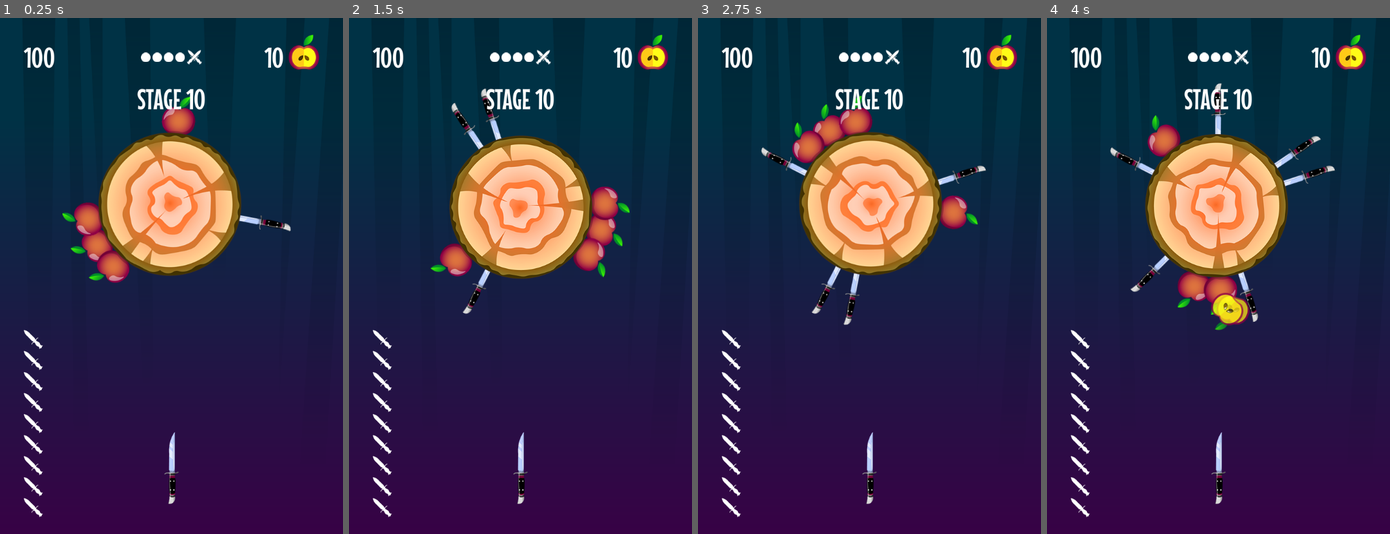
Above: before the commit, frames 1-4 (left to right).
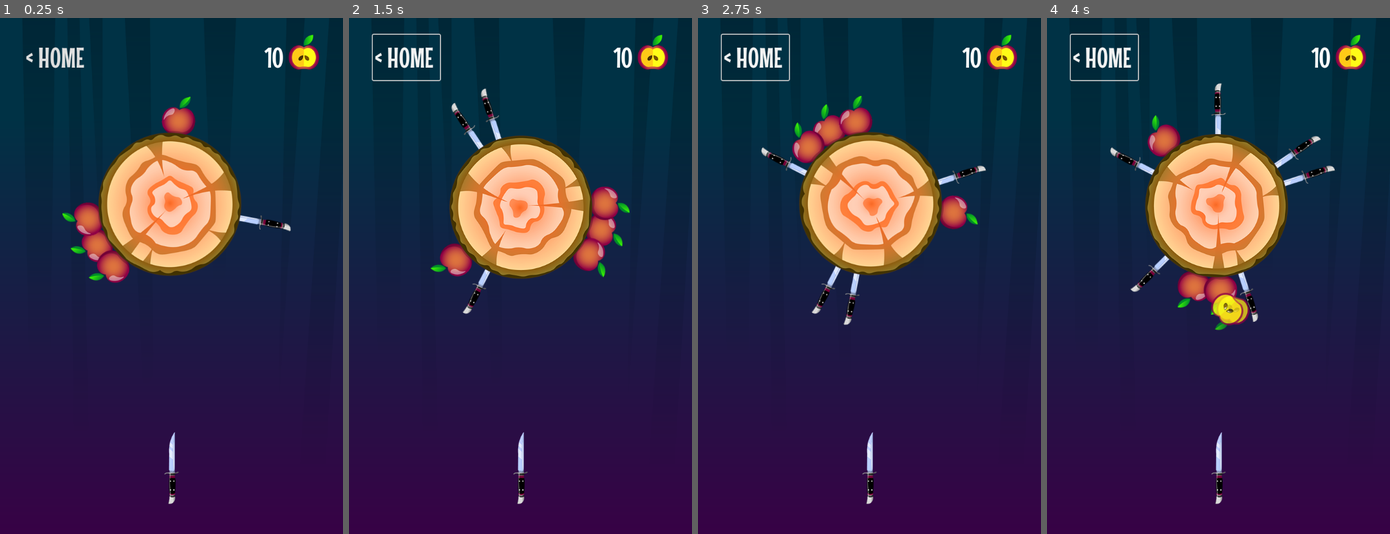
Above: after the commit, the same moments.

Repository: Merkucios/KnifeHit_GD
Game: Godot game, scene res://scenes/game/game.tscn
Same seed, same stepped clock (60 frames per second), same inputs: the game is played once before the commit and once after it.
Inputs (mouse positions are in pixels of both pictures, inside the frame that each line leads up to):
- Up to frame 1 (0.25 s): no input
- Up to frame 2 (1.5 s): click (407, 59) at 0.5 s, where only the run after the commit has a clickable "< HOME"; click (407, 59) at 1.25 s, where only the run after the commit has a clickable "< HOME"
- Up to frame 3 (2.75 s): click (756, 59) at 2 s, where only the run after the commit has a clickable "< HOME"
- Up to frame 4 (4 s): move the mouse to (1293, 250) at 2.77 s; click (1293, 250) at 2.92 s; move the mouse to (1149, 301) at 3.52 s; click (1149, 301) at 3.67 s

The runs differ from the first frame. In frame 1, 1.7% of the frame differs, in the area x 6-60%, y 5-97%; in frame 2, 1.8%; in frame 3, 1.8%, in the area x 6-60%, y 3-97%; in frame 4, 1.8%.

Commit message:
Создание сцены магазина ножей 🛒🔪

Diff:
--- a/elements/ui/hud/hud.tscn
+++ b/elements/ui/hud/hud.tscn
@@ -39,12 +39,19 @@
 [node name="HBoxContainer" type="HBoxContainer" parent="MarginContainer/VBoxContainer"]
 layout_mode = 2
 
+[node name="Button" type="Button" parent="MarginContainer/VBoxContainer/HBoxContainer"]
+layout_mode = 2
+text = "< HOME	 "
+flat = true
+
 [node name="Label" type="Label" parent="MarginContainer/VBoxContainer/HBoxContainer"]
+visible = false
 layout_mode = 2
 size_flags_horizontal = 3
 text = "100"
 
 [node name="HBoxContainer" type="HBoxContainer" parent="MarginContainer/VBoxContainer/HBoxContainer"]
+visible = false
 layout_mode = 2
 size_flags_horizontal = 3
 alignment = 1
@@ -91,11 +98,13 @@
 stretch_mode = 4
 
 [node name="Label" type="Label" parent="MarginContainer/VBoxContainer"]
+visible = false
 layout_mode = 2
 text = "STAGE 10"
 horizontal_alignment = 1
 
 [node name="HBoxContainer2" type="HBoxContainer" parent="MarginContainer/VBoxContainer"]
+visible = false
 layout_mode = 2
 size_flags_vertical = 3
 mouse_filter = 2
--- /dev/null
+++ b/scenes/knife_shop/knife_shop.tscn
@@ -0,0 +1,99 @@
+[gd_scene load_steps=6 format=3 uid="uid://7oyo2budn4by"]
+
+[ext_resource type="PackedScene" uid="uid://cac81avbjbj4e" path="res://elements/ui/hud/hud.tscn" id="1_fen07"]
+[ext_resource type="StyleBox" uid="uid://0g7dirv75atg" path="res://styles/green_line.stylebox" id="2_qaak5"]
+[ext_resource type="Texture2D" uid="uid://dtkrvkux0e1wo" path="res://assets/knife3.png" id="3_uvnln"]
+[ext_resource type="PackedScene" uid="uid://c2bqw3itrchc3" path="res://scenes/knife_shop/shop_item/shop_item.tscn" id="4_252kg"]
+[ext_resource type="PackedScene" uid="uid://davfubfqd4xb" path="res://scenes/knife_shop/unblock_button/unblock_button.tscn" id="5_ppr5x"]
+
+[node name="KnifeShop" type="Control"]
+layout_mode = 3
+anchors_preset = 15
+anchor_right = 1.0
+anchor_bottom = 1.0
+grow_horizontal = 2
+grow_vertical = 2
+
+[node name="HUD" parent="." instance=ExtResource("1_fen07")]
+
+[node name="MarginContainer" type="MarginContainer" parent="."]
+layout_mode = 1
+anchors_preset = 15
+anchor_right = 1.0
+anchor_bottom = 1.0
+grow_horizontal = 2
+grow_vertical = 2
+theme_override_constants/margin_left = 105
+theme_override_constants/margin_top = 150
+theme_override_constants/margin_right = 105
+theme_override_constants/margin_bottom = 50
+
+[node name="VBoxContainer" type="VBoxContainer" parent="MarginContainer"]
+layout_mode = 2
+theme_override_constants/separation = 15
+
+[node name="HBoxContainer" type="HBoxContainer" parent="MarginContainer/VBoxContainer"]
+layout_mode = 2
+
+[node name="HSeparator" type="HSeparator" parent="MarginContainer/VBoxContainer/HBoxContainer"]
+layout_mode = 2
+size_flags_horizontal = 3
+theme_override_styles/separator = ExtResource("2_qaak5")
+
+[node name="Label" type="Label" parent="MarginContainer/VBoxContainer/HBoxContainer"]
+layout_mode = 2
+text = "CUSTOMIZE"
+
+[node name="HSeparator2" type="HSeparator" parent="MarginContainer/VBoxContainer/HBoxContainer"]
+layout_mode = 2
+size_flags_horizontal = 3
+theme_override_styles/separator = ExtResource("2_qaak5")
+
+[node name="TextureRect" type="TextureRect" parent="MarginContainer/VBoxContainer"]
+custom_minimum_size = Vector2(0, 240)
+layout_mode = 2
+texture = ExtResource("3_uvnln")
+stretch_mode = 5
+
+[node name="HSeparator" type="HSeparator" parent="MarginContainer/VBoxContainer"]
+layout_mode = 2
+theme_override_styles/separator = ExtResource("2_qaak5")
+
+[node name="GridContainer" type="GridContainer" parent="MarginContainer/VBoxContainer"]
+layout_mode = 2
+size_flags_vertical = 3
+columns = 3
+
+[node name="ShopItem" parent="MarginContainer/VBoxContainer/GridContainer" instance=ExtResource("4_252kg")]
+layout_mode = 2
+
+[node name="ShopItem2" parent="MarginContainer/VBoxContainer/GridContainer" instance=ExtResource("4_252kg")]
+layout_mode = 2
+
+[node name="ShopItem3" parent="MarginContainer/VBoxContainer/GridContainer" instance=ExtResource("4_252kg")]
+layout_mode = 2
+
+[node name="ShopItem4" parent="MarginContainer/VBoxContainer/GridContainer" instance=ExtResource("4_252kg")]
+layout_mode = 2
+
+[node name="ShopItem5" parent="MarginContainer/VBoxContainer/GridContainer" instance=ExtResource("4_252kg")]
+layout_mode = 2
+
+[node name="ShopItem6" parent="MarginContainer/VBoxContainer/GridContainer" instance=ExtResource("4_252kg")]
+layout_mode = 2
+
+[node name="ShopItem7" parent="MarginContainer/VBoxContainer/GridContainer" instance=ExtResource("4_252kg")]
+layout_mode = 2
+
+[node name="ShopItem8" parent="MarginContainer/VBoxContainer/GridContainer" instance=ExtResource("4_252kg")]
+layout_mode = 2
+
+[node name="ShopItem9" parent="MarginContainer/VBoxContainer/GridContainer" instance=ExtResource("4_252kg")]
+layout_mode = 2
+
+[node name="MarginContainer" type="MarginContainer" parent="MarginContainer/VBoxContainer"]
+layout_mode = 2
+theme_override_constants/margin_bottom = 25
+
+[node name="UnblockButton" parent="MarginContainer/VBoxContainer/MarginContainer" instance=ExtResource("5_ppr5x")]
+layout_mode = 2
--- /dev/null
+++ b/scenes/knife_shop/shop_item/shop_item.tscn
@@ -0,0 +1,30 @@
+[gd_scene load_steps=3 format=3 uid="uid://c2bqw3itrchc3"]
+
+[ext_resource type="Texture2D" uid="uid://bu3qa4uimyddu" path="res://assets/locked.png" id="1_rva4r"]
+
+[sub_resource type="StyleBoxEmpty" id="StyleBoxEmpty_k085p"]
+
+[node name="ShopItem" type="PanelContainer"]
+offset_right = 40.0
+offset_bottom = 40.0
+size_flags_horizontal = 3
+size_flags_vertical = 3
+theme_override_styles/panel = SubResource("StyleBoxEmpty_k085p")
+
+[node name="ColorRect" type="ColorRect" parent="."]
+layout_mode = 2
+color = Color(0.631373, 0.631373, 0.631373, 0.258824)
+
+[node name="MarginContainer" type="MarginContainer" parent="."]
+layout_mode = 2
+theme_override_constants/margin_left = 15
+theme_override_constants/margin_top = 15
+theme_override_constants/margin_right = 15
+theme_override_constants/margin_bottom = 15
+
+[node name="TextureRect" type="TextureRect" parent="MarginContainer"]
+custom_minimum_size = Vector2(110, 110)
+layout_mode = 2
+texture = ExtResource("1_rva4r")
+expand_mode = 1
+stretch_mode = 5
--- /dev/null
+++ b/scenes/knife_shop/unblock_button/unblock_button.tscn
@@ -0,0 +1,57 @@
+[gd_scene load_steps=5 format=3 uid="uid://davfubfqd4xb"]
+
+[ext_resource type="Texture2D" uid="uid://c076ottpxnfh4" path="res://assets/button2.png" id="1_ib66g"]
+[ext_resource type="Texture2D" uid="uid://v7i8pj2qj2no" path="res://assets/knife_ico_1.png" id="2_t8lxy"]
+[ext_resource type="Texture2D" uid="uid://dfoxeyqgynyxa" path="res://assets/apple_ico.png" id="3_8v27v"]
+
+[sub_resource type="StyleBoxTexture" id="StyleBoxTexture_p0wfw"]
+texture = ExtResource("1_ib66g")
+texture_margin_left = 28.0
+texture_margin_top = 23.7079
+texture_margin_right = 26.248
+texture_margin_bottom = 26.248
+
+[node name="UnblockButton" type="PanelContainer"]
+offset_right = 435.248
+offset_bottom = 179.956
+scale = Vector2(0.5, 0.489)
+size_flags_horizontal = 4
+theme_override_styles/panel = SubResource("StyleBoxTexture_p0wfw")
+
+[node name="HBoxContainer" type="HBoxContainer" parent="."]
+layout_mode = 2
+theme_override_constants/separation = 50
+
+[node name="TextureRect" type="TextureRect" parent="HBoxContainer"]
+custom_minimum_size = Vector2(70, 70)
+layout_mode = 2
+texture = ExtResource("2_t8lxy")
+stretch_mode = 5
+
+[node name="VBoxContainer" type="VBoxContainer" parent="HBoxContainer"]
+layout_mode = 2
+theme_override_constants/separation = -10
+alignment = 1
+
+[node name="Label" type="Label" parent="HBoxContainer/VBoxContainer"]
+layout_mode = 2
+text = "UNBLOCK"
+
+[node name="Label2" type="Label" parent="HBoxContainer/VBoxContainer"]
+layout_mode = 2
+text = "RANDOM"
+
+[node name="VBoxContainer2" type="VBoxContainer" parent="HBoxContainer"]
+layout_mode = 2
+alignment = 1
+
+[node name="TextureRect" type="TextureRect" parent="HBoxContainer/VBoxContainer2"]
+custom_minimum_size = Vector2(0, 55)
+layout_mode = 2
+texture = ExtResource("3_8v27v")
+expand_mode = 1
+stretch_mode = 5
+
+[node name="Label" type="Label" parent="HBoxContainer/VBoxContainer2"]
+layout_mode = 2
+text = "250"
Binary file added: styles/green_line.stylebox
